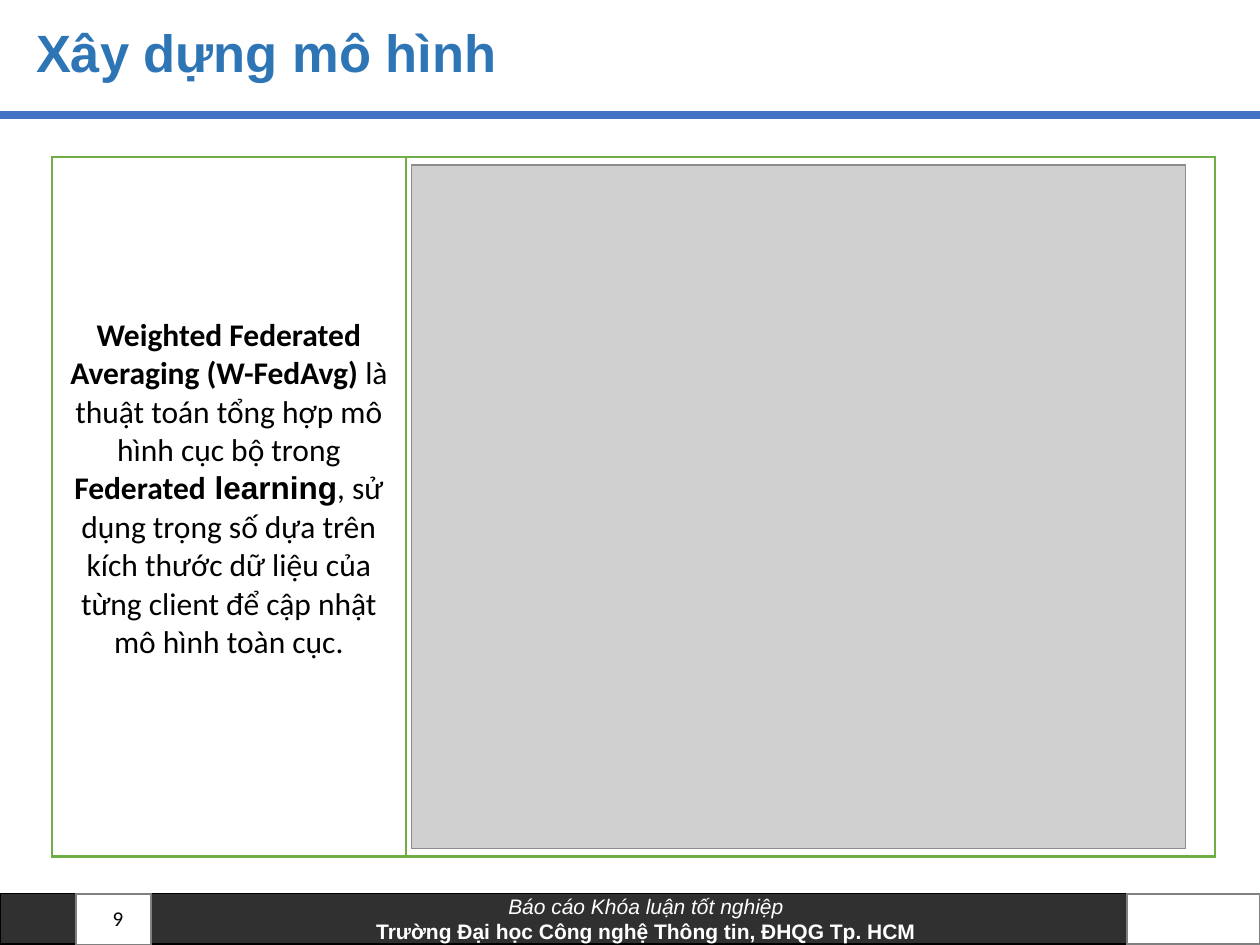
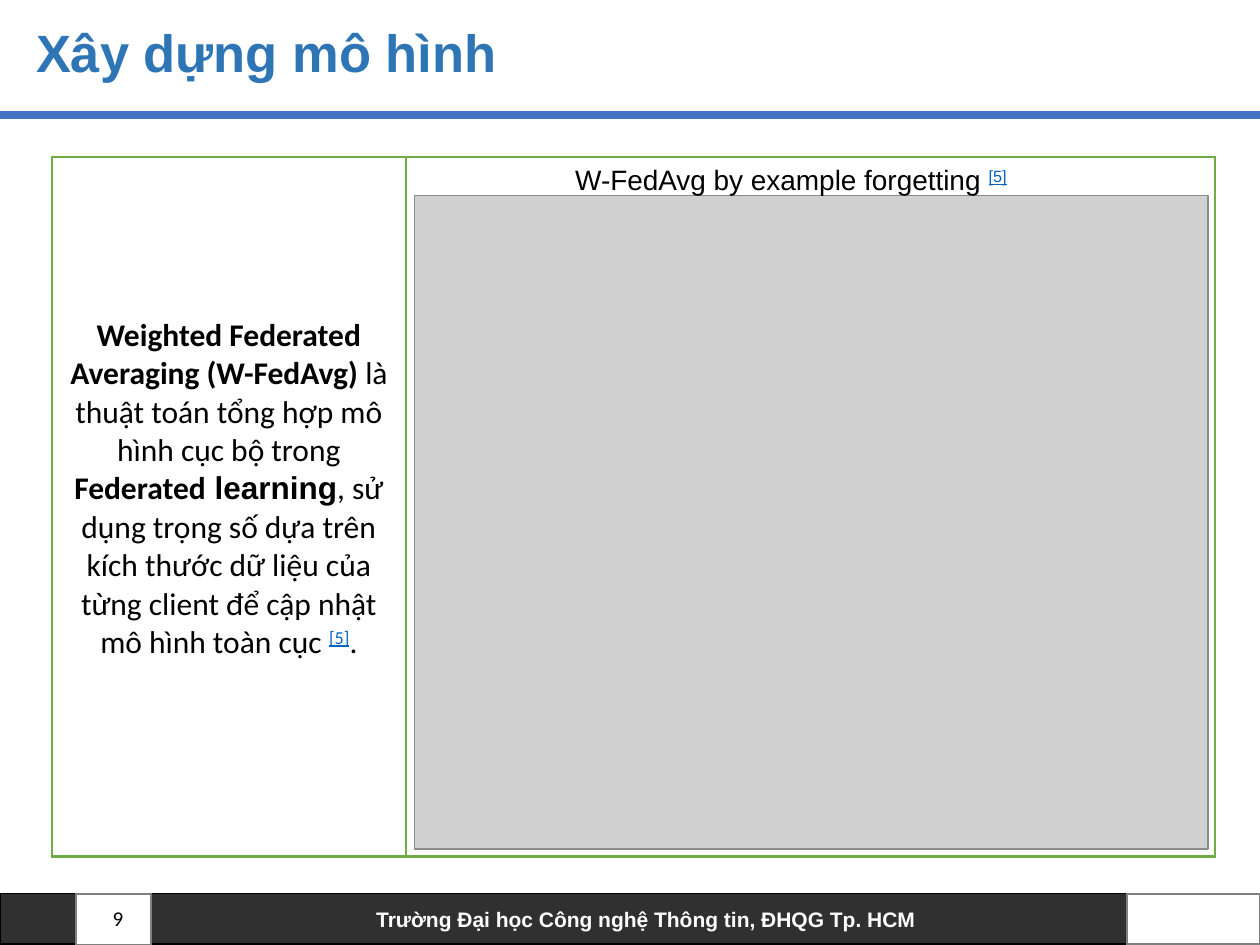
Before and after one commit to truclb/AnToanHeThongTin, a slide deck: slide 9 of FederatedLearning.pptx. Drawn at 1260x945 pixels with LibreOffice and Linux fonts; fonts in the diff are those of the drawing; grey boxes stand for pictures; background and template pictures are left out. Boxes give left, top, right and bottom in pixels: in the first picture for what was removed or moved away, otherwise in the second. Text is boxed around its words. In the diff, an @@ line names an element or a change of style, - is before the commit and + after.

```diff
--- a/FederatedLearning.pptx
+++ b/FederatedLearning.pptx
@@ table at bbox=[52, 156, 1215, 857] @@
-row 1, column 1: Weighted Federated Averaging (W-FedAvg) là thuật toán tổng hợp mô hình cục bộ trong Federated learning, sử dụng trọng số dựa trên kích thước dữ liệu của từng client để cập nhật mô hình toàn cục.
+row 1, column 1: Weighted Federated Averaging (W-FedAvg) là thuật toán tổng hợp mô hình cục bộ trong Federated learning, sử dụng trọng số dựa trên kích thước dữ liệu của từng client để cập nhật mô hình toàn cục [5].
@@ text added at bbox=[575, 169, 1007, 196], 16 pt, text #000000 @@
+W-FedAvg by example forgetting [5]
@@ picture: place and size @@
-picture at bbox=[412, 165, 1187, 848]
+picture at bbox=[415, 195, 1208, 849]
@@ text in rectangle at bbox=[508, 898, 783, 919]: paragraph removed @@
-Báo cáo Khóa luận tốt nghiệp
```
Also in this commit, not shown: 11 other slides changed, 3 slides added.
